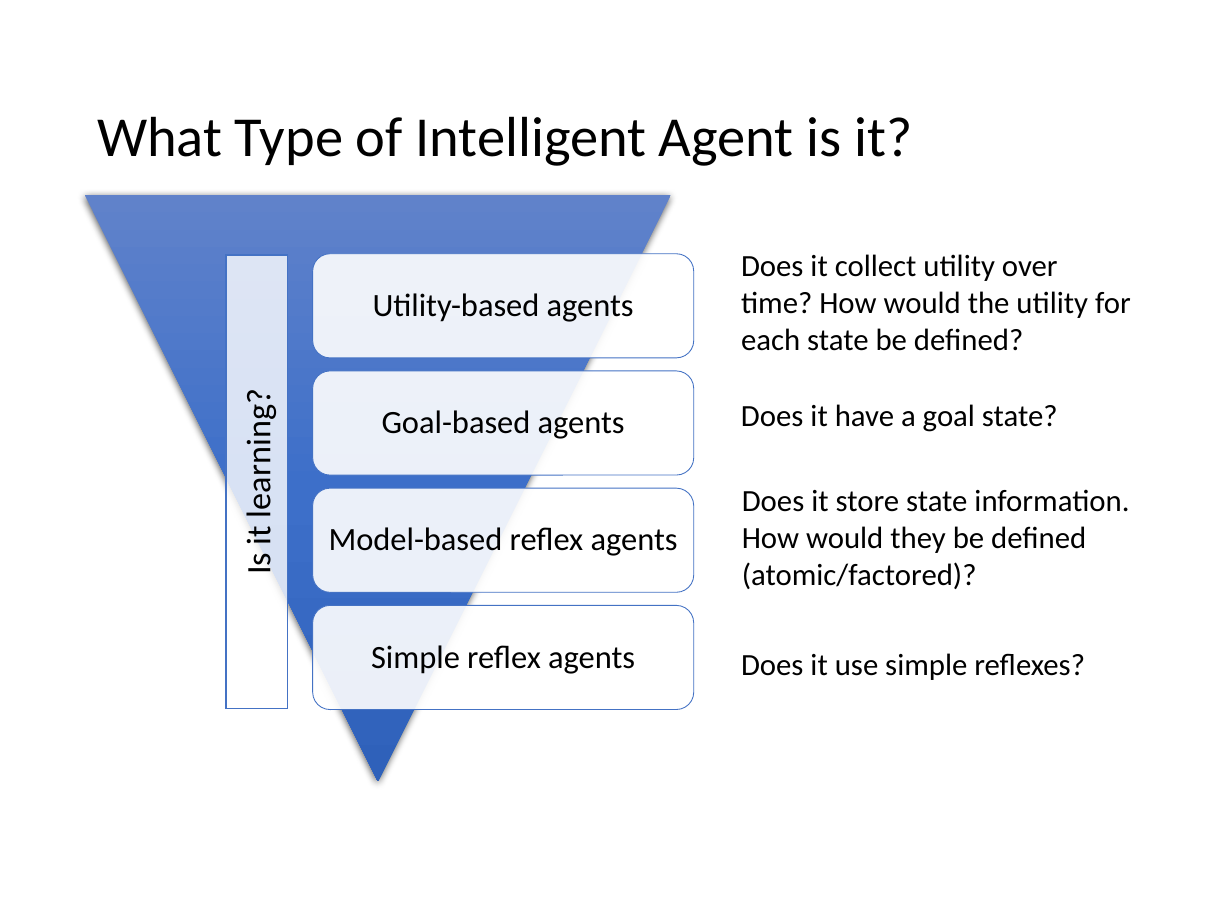
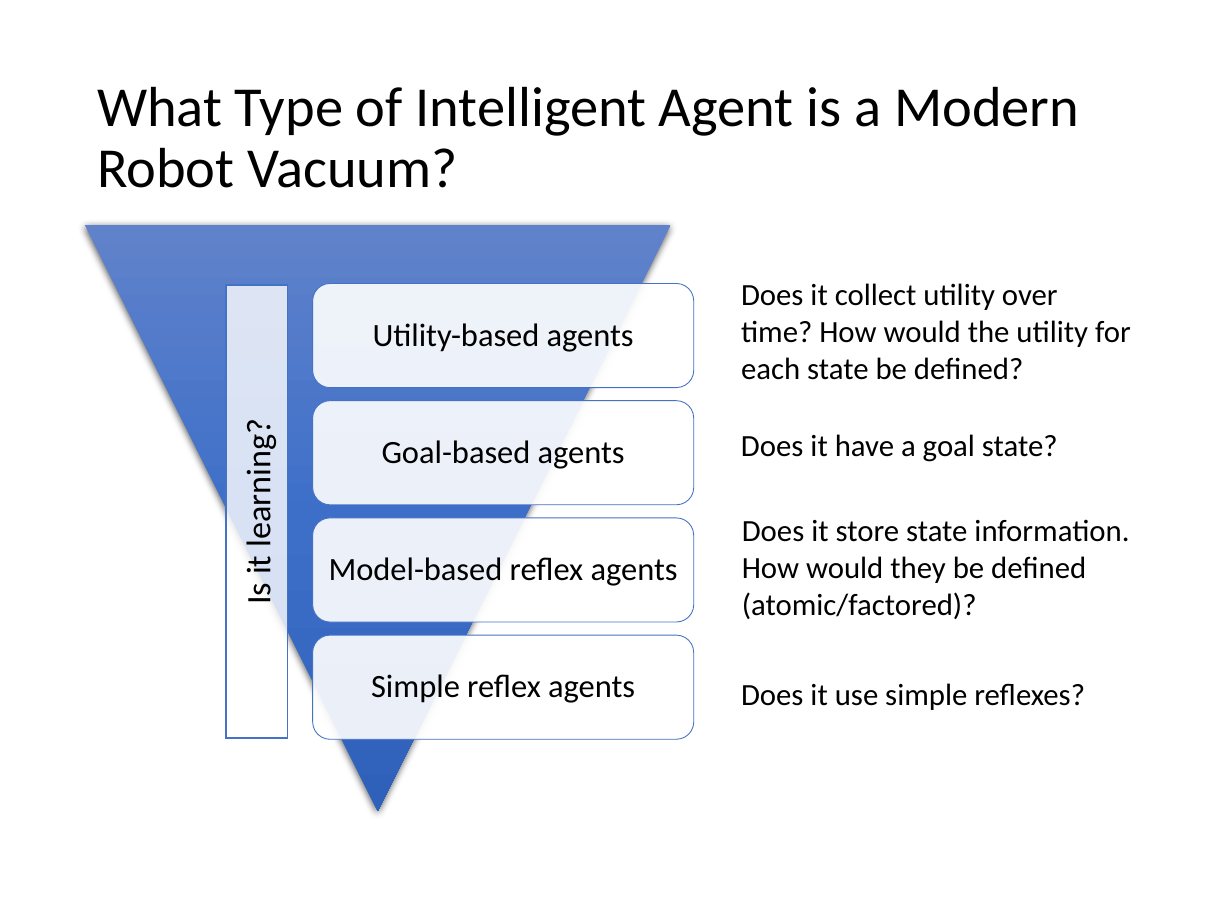
Before and after one commit to mhahsler/CS7320-AI, a slide deck: slide 33 of slides/02_agents.pptx. Drawn at 1232x924 pixels with LibreOffice and Linux fonts; fonts in the diff are those of the drawing. Boxes give left, top, right and bottom in pixels: in the first picture for what was removed or moved away, otherwise in the second. Text is boxed around its words. In the diff, an @@ line names an element or a change of style, - is before the commit and + after.

```diff
--- a/slides/02_agents.pptx
+++ b/slides/02_agents.pptx
@@ title at (97, 86, 1079, 188): text changed @@
-What Type of Intelligent Agent is it?
+What Type of Intelligent Agent is a Modern Robot Vacuum?
@@ 8 texts, 4 rounded rectangles, 1 rectangle, 1 triangle: place and size @@
-8 texts, 4 rounded rectangles, 1 rectangle, 1 triangle at (85, 195, 1131, 781)
+8 texts, 4 rounded rectangles, 1 rectangle, 1 triangle at (85, 224, 1131, 811)
```
Also in this commit, not shown: 6 other slides changed, 1 other file.
